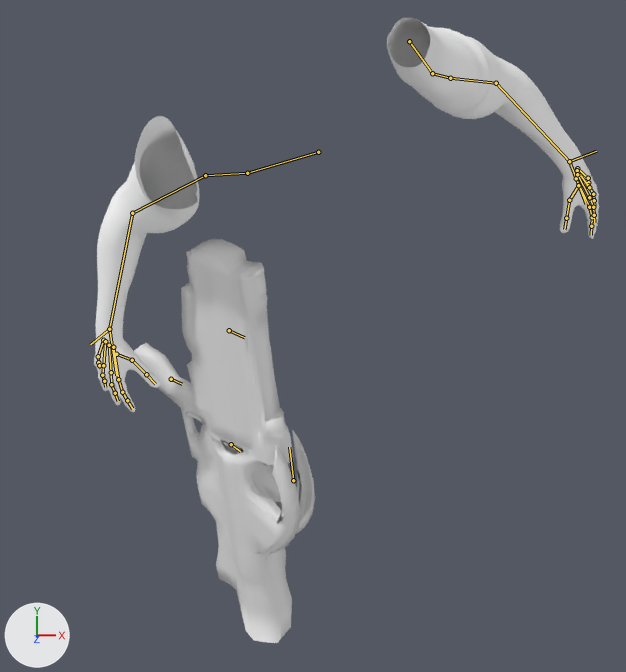
Renders of the Blender file Assets/Models/Weapons/RocketLauncher/WithHnads/Human6Rocket2.blend from each side of a commit.
The view is the same before and after, from a camera (50 mm lens) standing at (-0.44, -0.09, 8.78) and looking at (-0.53, -0.8, 3.79). The lights are fixed; the arrows at lower left show +X, +Y and +Z. The bones that bend it are drawn over the model as lines.

Objects in the first picture: 'HumanModel:Body', 'Plane'.
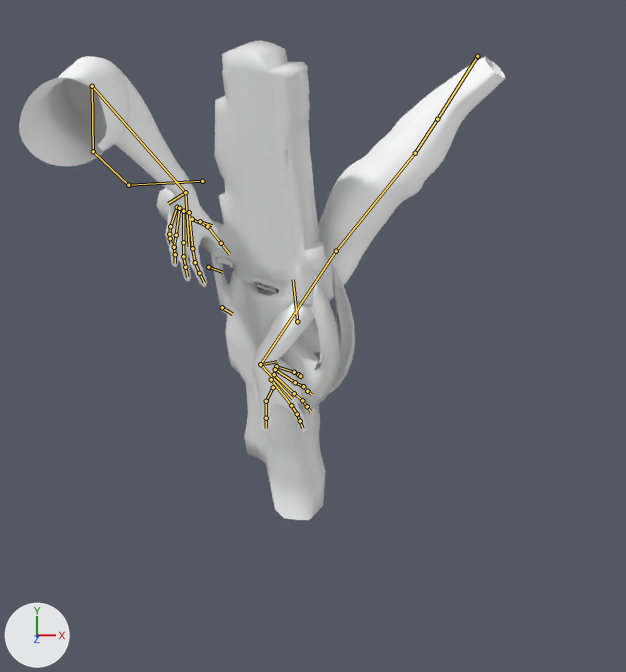
The newer file adds an action. The first version stands in its rest pose; the second is drawn at frame 0 of the action 'TESTTTI'.

The change, as a list of edits to the scene's bpy script:
```text
Change bone_clavicle_r:
    where bone_clavicle_r = bpy.data.objects['HumanModel'].pose.bones['clavicle.R']
    bone_clavicle_r.location: (0.0, 0.0, 0.0) -> (0.04, 1.77, -0.4)
Change bone_clavicle_l:
    where bone_clavicle_l = bpy.data.objects['HumanModel'].pose.bones['clavicle.L']
    bone_clavicle_l.location: (0.0, 0.0, 0.0) -> (0.98, 3.18, 0.07)
Change bone_forearm_r_001:
    where bone_forearm_r_001 = bpy.data.objects['HumanModel'].pose.bones['forearm.R.001']
    bone_forearm_r_001.location: (0.0, 0.0, 0.0) -> (1.53, -1.4, -2.18)
Change bone_forearm_l_001:
    where bone_forearm_l_001 = bpy.data.objects['HumanModel'].pose.bones['forearm.L.001']
    bone_forearm_l_001.location: (0.0, 0.0, 0.0) -> (-6.67, -2.67, 0.9)
Change bone_control:
    where bone_control = bpy.data.objects['HumanModel'].pose.bones['Control']
    bone_control.location: (0.0, 0.0, 0.0) -> (-0.29, -0.38, -1.13)
Change bone_door:
    where bone_door = bpy.data.objects['HumanModel'].pose.bones['Door']
    bone_door.location: (0.0, 0.0, 0.0) -> (-0.57, 0.56, -0.26)
Change bone_ball:
    where bone_ball = bpy.data.objects['HumanModel'].pose.bones['ball']
    bone_ball.location: (0.0, 0.0, 0.0) -> (-0.79, -0.44, 0.59)
```

What differs and where, as boxes (x1, y1, x2, y2) in the pictures (626 x 672 px):
'Plane', posed (10% wider, 19% taller)
    before: (134, 239, 315, 643)
    after: (156, 40, 355, 520)
'HumanModel:Body', posed
    before: (94, 18, 599, 412)
    after: (19, 56, 505, 432)
bone 'clavicle.R', root to tip
    before: (318, 152) to (247, 173)
    after: (202, 181) to (128, 185)
bone 'clavicle.L', root to tip
    before: (409, 41) to (432, 73)
    after: (477, 56) to (437, 119)
bone 'forearm.R.001', root to tip
    before: (109, 329) to (90, 344)
    after: (185, 192) to (168, 203)
bone 'forearm.L.001', root to tip
    before: (569, 161) to (596, 151)
    after: (260, 364) to (277, 361)
bone 'Control', root to tip
    before: (171, 379) to (182, 384)
    after: (200, 221) to (212, 225)
bone 'Door', root to tip
    before: (293, 480) to (289, 447)
    after: (297, 321) to (293, 279)
bone 'ball', root to tip
    before: (231, 444) to (240, 451)
    after: (222, 307) to (232, 314)
